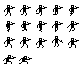
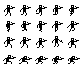
Two versions of the same layered image (80px x 64px). Layer-by-layer changes:
added layer "kipchak_crouched_walk4" above "kipchak_crouched_walk3" over left=68, top=56, right=80, bottom=64
added layer "kipchak_crouched_walk3" above "kipchak_crouched_walk2" over left=52, top=56, right=64, bottom=64
added layer "kipchak_crouched_walk2" above "kipchak_crouched_walk1" over left=35, top=56, right=48, bottom=64
